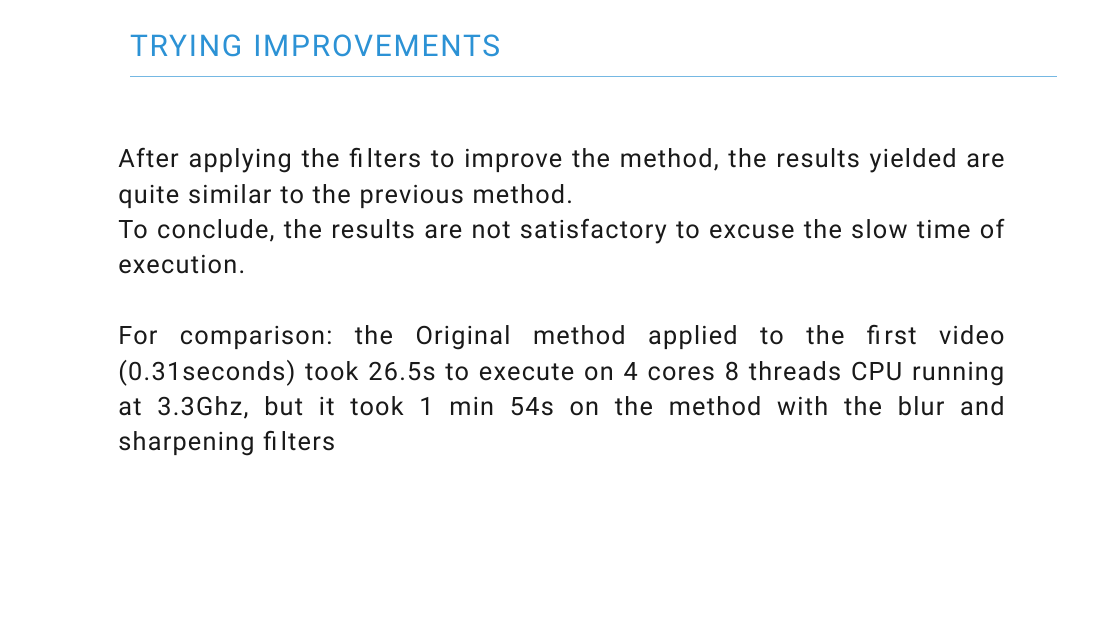
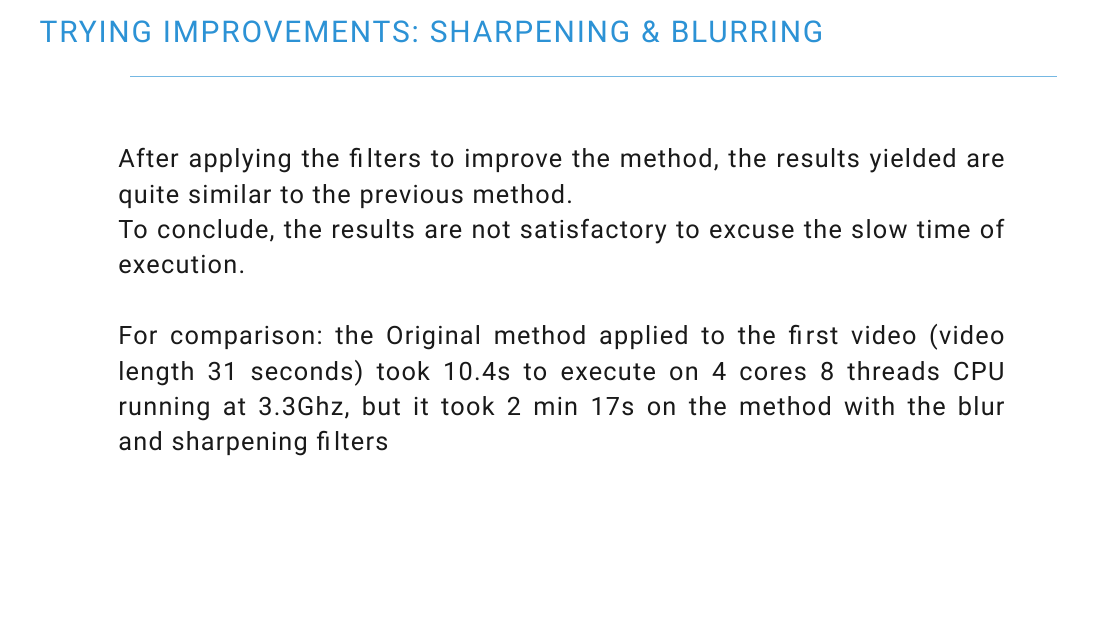
Before and after one commit to Ahmedbendaouia/MIC-DS23-Froth-Stabality, a slide deck: slide 25 of MIC_Stability_Froth.pptx. Drawn at 1120x630 pixels with LibreOffice and Linux fonts; fonts in the diff are those of the drawing. Boxes give left, top, right and bottom in pixels: in the first picture for what was removed or moved away, otherwise in the second. Text is boxed around its words. In the diff, an @@ line names an element or a change of style, - is before the commit and + after.

Commit message:
Updating the presentation concerning the first method. Updating the files appropriately.

```diff
--- a/MIC_Stability_Froth.pptx
+++ b/MIC_Stability_Froth.pptx
@@ text at box(40, 20, 824, 43): text changed @@
-TRYING IMPROVEMENTS
+TRYING IMPROVEMENTS: SHARPENING & BLURRING
@@ text at box(118, 324, 1005, 456): text changed @@
-For comparison: the Original method applied to the first video (0.31seconds) took 26.5s to execute on 4 cores 8 threads CPU running at 3.3Ghz, but it took 1 min 54s on the method with the blur and sharpening filters
+For comparison: the Original method applied to the first video (video length 31 seconds) took 10.4s to execute on 4 cores 8 threads CPU running at 3.3Ghz, but it took 2 min 17s on the method with the blur and sharpening filters
```
Also in this commit, not shown: 2 other slides changed, 6 slides added, 3 other files.
